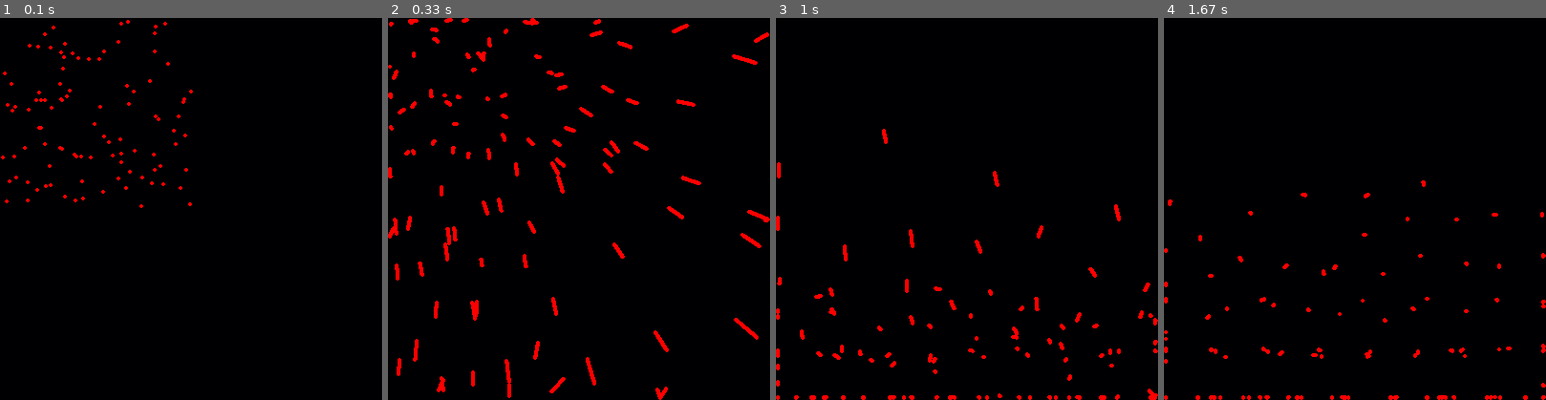
Above: before the commit, frames 1-4 (left to right).
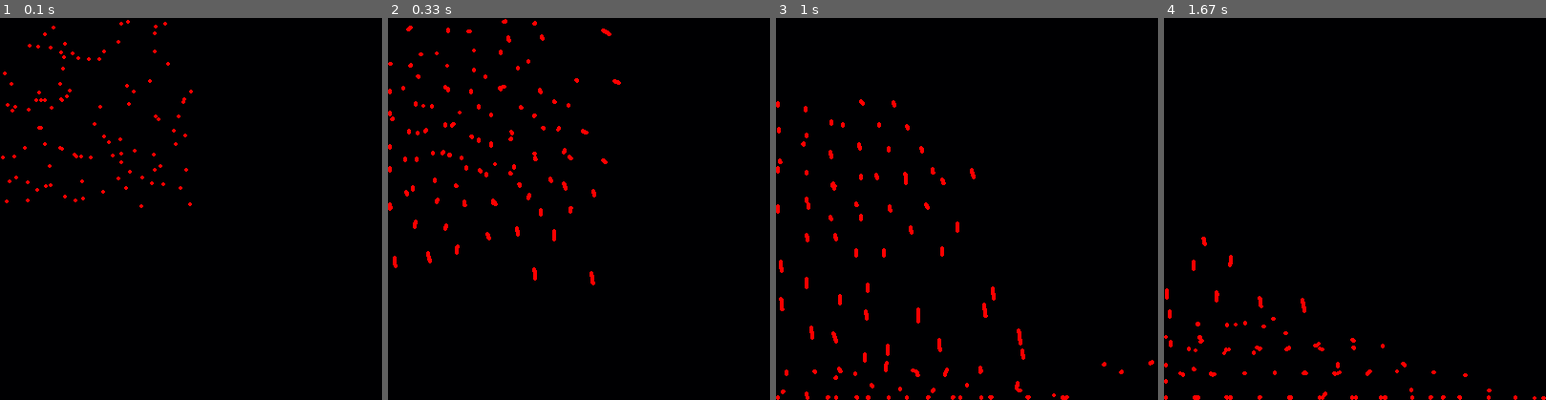
Above: after the commit, the same moments.

Repository: gts0025/test_projects.py
Game: pygame game, started from python/liquid.py
Same seed, same stepped clock (60 frames per second), same inputs: the game is played once before the commit and once after it.
Inputs:
- Up to frame 1 (0.1 s): no input
- Up to frame 2 (0.33 s): no input
- Up to frame 3 (1 s): no input
- Up to frame 4 (1.67 s): no input

Frame 1 is identical in both runs. In frame 2, 4.8% of the frame differs, in the area x 0-100%, y 0-100%; in frame 3, 3.4%; in frame 4, 1.9%.

Commit message:
changed some of  the logc in the fluid fisics

Diff:
--- a/python/liquid.py
+++ b/python/liquid.py
@@ -15,7 +15,7 @@
         width = screen.get_width()
         height = screen.get_height()
 
-        limit = 50
+        limit = 30
         g = Vector2(0,0.001)
 
 
@@ -27,7 +27,7 @@
             d = dist(self.pos,target.pos)
 
 
-        viscosity = scale(self.speed,1*10**-2)
+        viscosity = scale(self.speed,7*10**-2)
         pressure_constant = 1*10**-1
         tension_constant = -1*10**-2
 
@@ -50,7 +50,7 @@
             self.acce.scale(tension_constant)
 
             self.acce.add(g)
-            self.acce.scale((dotprod(self.acce,target.acce)))
+
 
         else:
             self.acce =g
